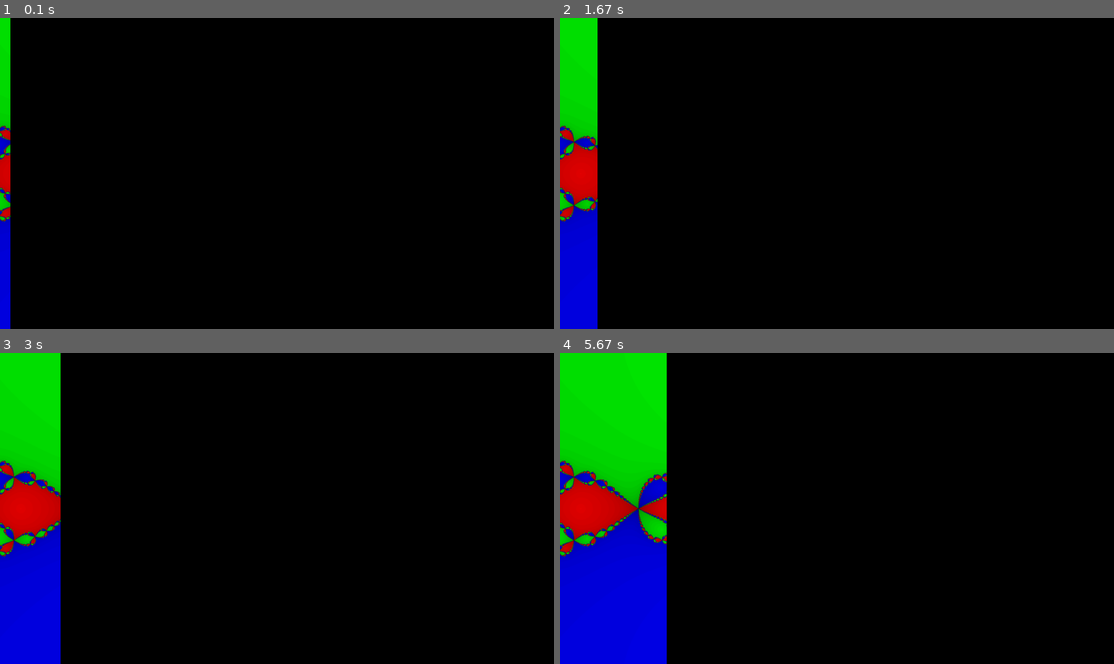
Above: before the commit, frames 1-4 (two rows, left to right).
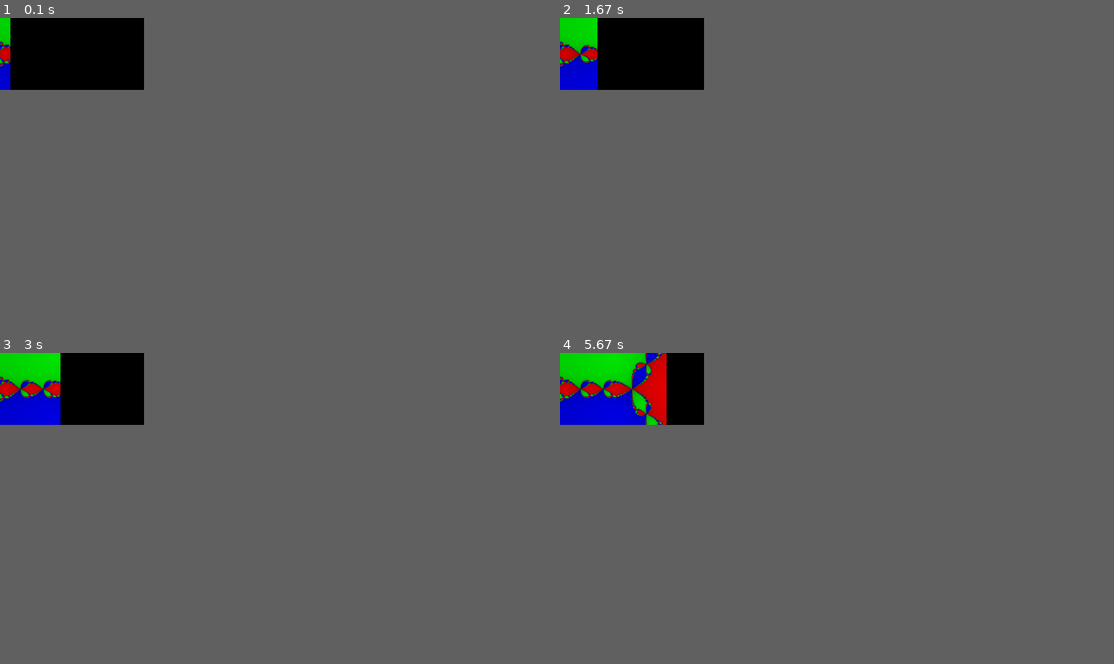
Above: after the commit, the same moments.

Repository: Mocha2007/fractal
Game: pygame game, started from newton_fractals_pygame.py
Two runs of this game, one before a commit and one after it. Both use one fixed random seed, a clock stepped at 60 frames per second and the inputs below.
Inputs:
- Up to frame 1 (0.1 s): no input
- Up to frame 2 (1.67 s): no input
- Up to frame 3 (3 s): no input
- Up to frame 4 (5.67 s): no input
In our replay, the window is 900x506 before the commit and 234x117 after it. These sizes can differ from the game's own. Grey fills any space a smaller window leaves; there, only what the larger window draws over its background counts as a difference.

The runs differ from the first frame. In frame 1, 1.7% of the frame differs, in the area x 0-2%, y 6-100%; in frame 2, 6.2%; in frame 3, 10%; in frame 4, 18%, in the area x 0-20%, y 0-100%.

Commit message:
fixed smoothing algorithm

Diff:
--- a/newton_fractals_pygame.py
+++ b/newton_fractals_pygame.py
@@ -1,5 +1,5 @@
 import pygame
-from math import atan2, isnan, log10, pi
+from math import atan2, isnan, log, log10, pi
 from colorsys import hsv_to_rgb
 from inspect import getsourcelines
 from time import sleep
@@ -9,7 +9,7 @@
 black = 0, 0, 0
 red = 255, 0, 0
 
-size = 1920, 1080
+size = 500, 250
 width, height = size
 root_size = 4
 
@@ -21,13 +21,12 @@
 function = lambda z: z**3 - 1
 
 
-def get_rgb_from_complex(z: complex, i: int) -> (float, float, float):
+def get_rgb_from_complex(z: complex, smoothed: float) -> (float, float, float):
 	if abs(z) == inf or isnan(z.real) or isnan(z.imag):
 		return 0.5, 0.5, 0.5
 	theta = atan2(z.imag, z.real) % (2*pi)
 	theta /= 2*pi
-	value = 1 - i / iterations
-	return hsv_to_rgb(theta, 1, value)
+	return hsv_to_rgb(theta, 1, smoothed)
 
 
 def derivative(f, x: float, n: int=1) -> float:
@@ -39,20 +38,35 @@
 
 
 def newton(f, z: complex) -> (complex, int):
+	zlist = []
 	for i in range(iterations):
+		zlist.append(z)
 		try:
 			f_ = derivative(f, z)
 			if f_ == 0: # no zero
-				return inf, 0
+				zlist.append(nan)
+				break
 			c = f(z)/f_
 		except (ValueError, ZeroDivisionError):
-			return nan, 0
+			zlist.append(nan)
+			break
 		except OverflowError:
-			return z, iterations
+			break
 		if abs(c) < tolerance: # converges
 			break
 		z -= c
-	return z, i
+	return zlist
+
+
+def smoothing(zlist: list) -> float:
+	i = len(zlist)
+	try:
+		z0, z1, root = zlist[-3:]
+		ld0 = log(abs(z0 - root))
+		ld1 = log(abs(z1 - root))
+		return 1 - (i + .5 * (log(tolerance) - ld0)/(ld1 - ld0))/iterations
+	except ValueError:
+		return 1 - i/iterations
 
 
 def map_to_range(start: float, end: float, fraction: float) -> float:
@@ -93,10 +107,11 @@
 		for y in range(height):
 			coords = x, y
 			point = get_z_from_coords(coords)
-			z, i = newton(f, point)
-			color = get_rgb_from_complex(z, i)
+			zlist = newton(f, point)
+			z, i = zlist[-1], len(zlist)
+			color = get_rgb_from_complex(z, smoothing(zlist))
 			screen.set_at(coords, [int(255*c) for c in color])
-			if i < iterations - 1:
+			if i < iterations:
 				r = int(-log10(tolerance))
 				zeroes.add(round(z.real, r) + 1j * round(z.imag, r))
 		refresh()
